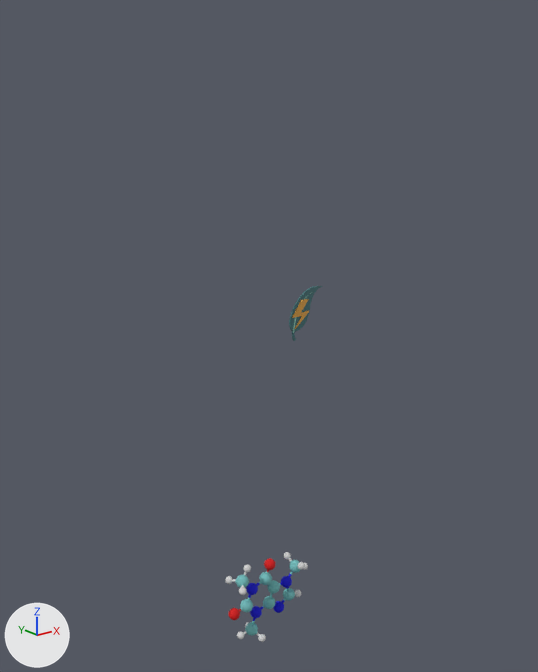
Renders of the glTF model cafeina.glb from each side of a commit.
The view is the same before and after, from a camera (50 mm lens) standing at (-6.58, -8.3, 7.79) and looking at (0.12, 0.07, 4.44). Arrows for +X, +Y and +Z are at lower left; the lights stay in place. The older version comes first. Where no turn or scale is listed for an object, it has been applied to the vertices.

Objects in the first picture: 'cafeine', 'path182', 'path186'.
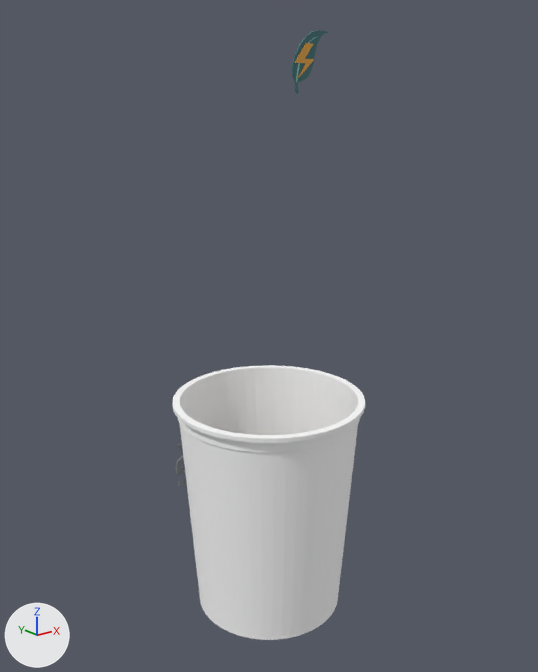
The change, as a diff of the scene's bpy script:
```diff
--- a/cafeina.glb.py
+++ b/cafeina.glb.py
@@ mat_color_2829873 @@
+mat_color_2829873 = principled_material('color_2829873')
+mat_color_2829873.base_color = (0.169, 0.18, 0.192)  # grey #727679
+mat_color_2829873.roughness = 1.0
@@ mat_color_16448250 @@
+mat_color_16448250 = principled_material('color_16448250')
+mat_color_16448250.base_color = (0.98, 0.98, 0.98)  # white #fdfdfd
+mat_color_16448250.roughness = 1.0
@@ mat_color_3680538 @@
+mat_color_3680538 = principled_material('color_3680538')
+mat_color_3680538.base_color = (0.22, 0.161, 0.102)  # brown #81705a
+mat_color_3680538.roughness = 1.0
@@ me_obj_2 @@
+me_obj_2.from_pydata(...)  # 2757 vertices, 5494 faces; spans x -1.42..1.49, y -1.49..1.42, z 0.0..3.5
+# faces by material slot: [1336, 3966, 192]
+me_obj_2.materials.append(mat_color_2829873)  # grey #727679
+me_obj_2.materials.append(mat_color_16448250)  # white #fdfdfd
+me_obj_2.materials.append(mat_color_3680538)  # brown #81705a
@@ ob_path182 @@
 ob_path182 = bpy.data.objects.new('path182', me_path182)
-ob_path182.location = (0.0, 0.01, 3.81)
+ob_path182.location = (0.01, 0.01, 7.4)
@@ ob_path186 @@
-ob_path186 = bpy.data.objects.new('path186', me_path186)
-ob_path186.location = (0.0, -0.01, 3.8)
@@ ob_obj_2 @@
+ob_obj_2 = bpy.data.objects.new('obj_2', me_obj_2)
+ob_obj_2.location = (0.0, 0.0, 0.0)
```

Location of each change, [x1, y1, x2, y2] in pixels of the pictures (538 x 672 px):
'obj_2', added
    after: [173, 365, 365, 640]
    faces in mat_color_16448250 (white #fdfdfd): [173, 365, 365, 640]
    faces in mat_color_2829873 (grey #727679): [176, 443, 187, 486]
'path182', moved
    before: [289, 286, 322, 341]
    after: [292, 30, 328, 93]
'path186', deleted
    before: [292, 299, 309, 329]
'cafeine', unchanged, covered by the edit
    before: [225, 552, 308, 642]
